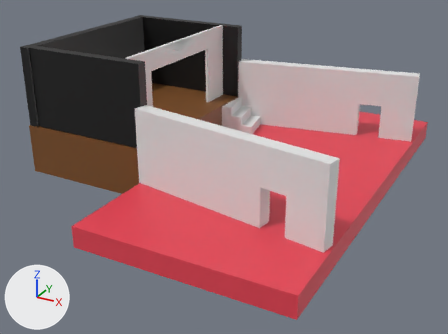
Two versions of the FBX model PantoGame/Assets/Levels/Level.fbx, one commit apart.
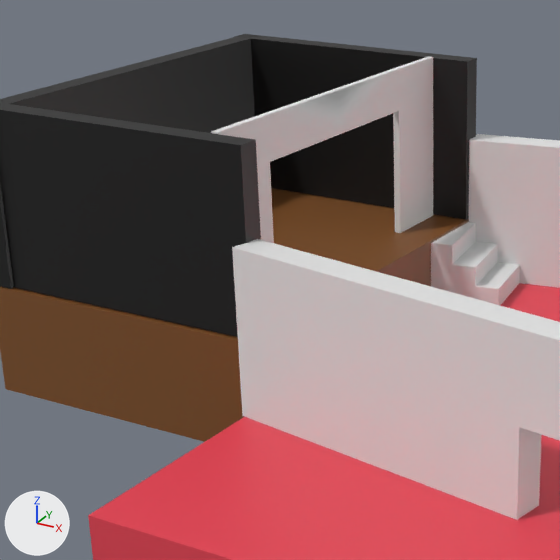
There are two pictures of each version: one whole from a 50 mm camera at (22.5, -53.2, 24.9) aimed at (-5.7, -1.9, -0.7), one close up on the part from 7% to 62% of the width and 0% to 74% of the height. Lighting does not change. The marker at lower left points along +X, +Y and +Z. Where no turn or scale is listed for an object, it has been applied to the vertices.

In view in the first close-up: 'Cube', 'Cube.001', 'Floor', 'Portal 1', 'Stage Floor', 'Stage Wall', 'Stage Wall back', 'Stairs right', 'stage Wall'.
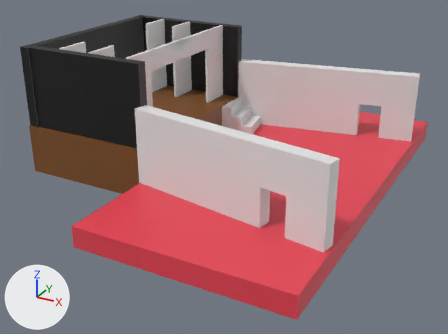
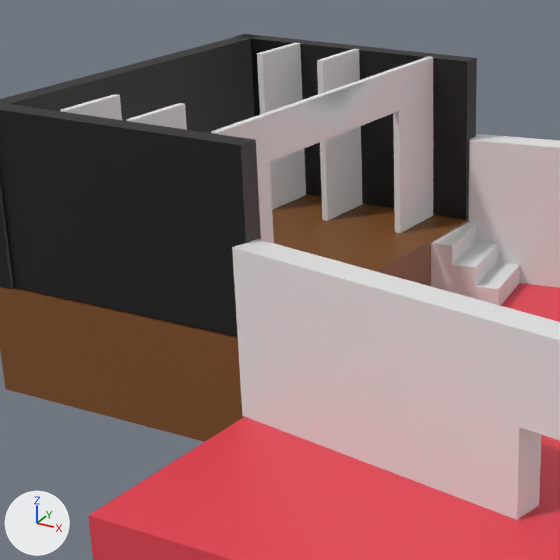
Commit message: level tweaks curtains test

Edits to the bpy script that builds the scene:
```text
Add me_cube_014:
    me_cube_014.from_pydata(...)  # 24 vertices, 20 faces; spans x -0.2..0.2, y -8.9..8.9, z 0.0..8.2
Add ob_portal_1_001:
    ob_portal_1_001 = bpy.data.objects.new('Portal 1.001', me_cube_014)
    ob_portal_1_001.location = (-16.34, 0.17, 3.1)
Add ob_portal_1_002:
    ob_portal_1_002 = bpy.data.objects.new('Portal 1.002', me_cube_014.copy())
    ob_portal_1_002.location = (-19.94, 0.17, 3.1)
```

What differs and where, as boxes [x1, y1, x2, y2] in the close-ups (560 x 560 px):
'Portal 1.001', added: after [126, 49, 363, 221]
'Portal 1.002', added: after [60, 42, 306, 210]
